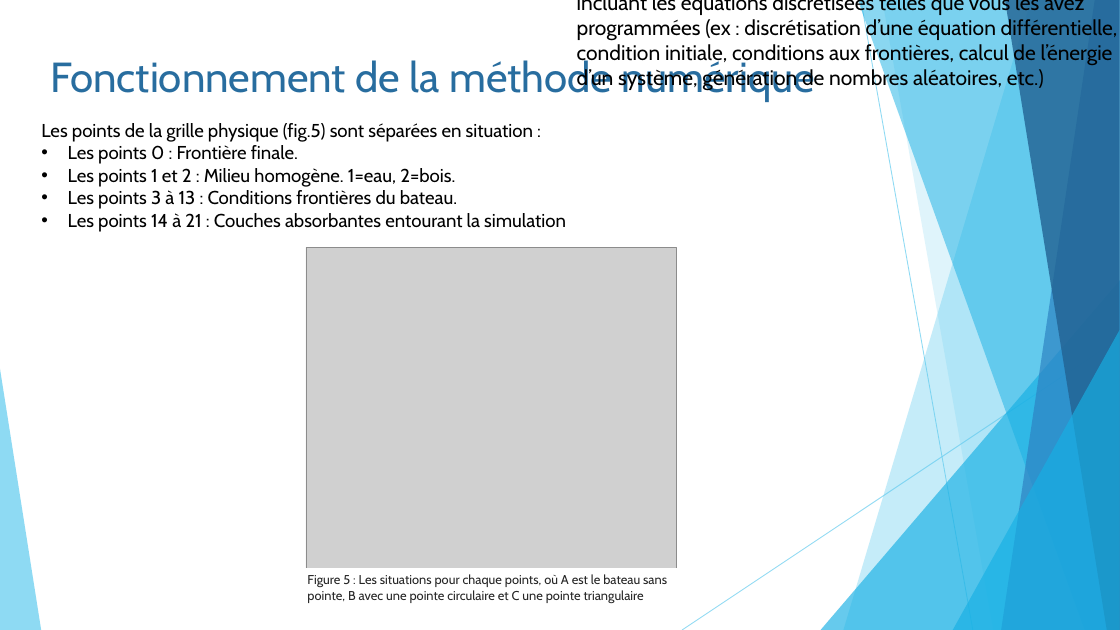
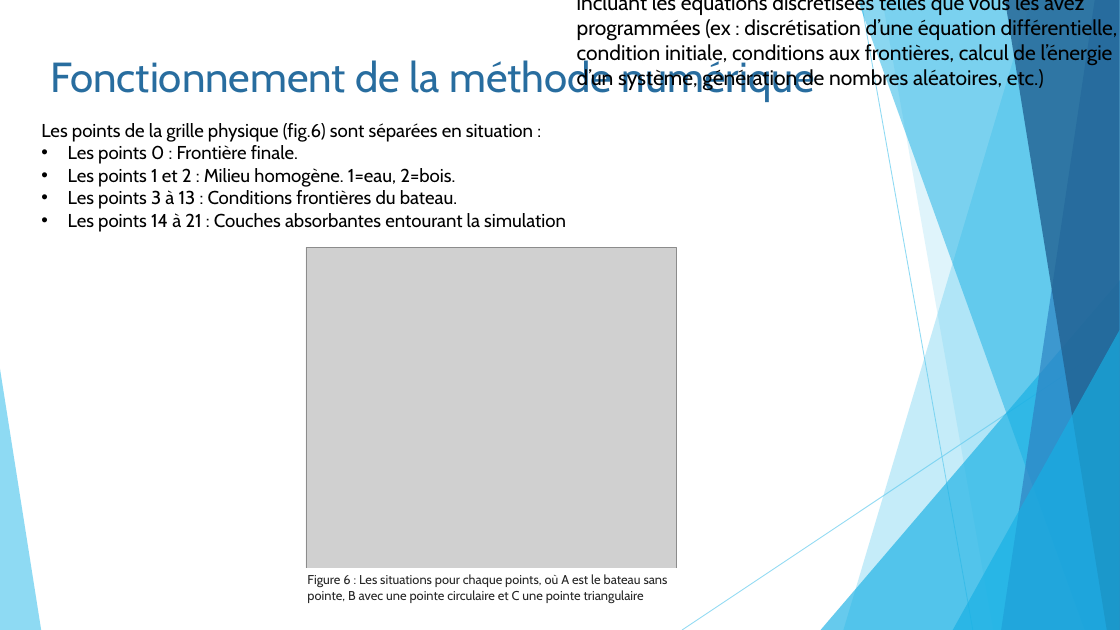
Before and after one commit to pierreluc-plt/ProjetSimulation, a slide deck: slide 9 of Oral/Présentation_Eq11.pptx. Drawn at 1120x630 pixels with LibreOffice and Linux fonts; fonts in the diff are those of the drawing; grey boxes stand for pictures. Boxes give left, top, right and bottom in pixels: in the first picture for what was removed or moved away, otherwise in the second. Text is boxed around its words. In the diff, an @@ line names an element or a change of style, - is before the commit and + after.

```diff
--- a/Oral/Présentation_Eq11.pptx
+++ b/Oral/Présentation_Eq11.pptx
@@ text at [41,123,533,142]: text changed @@
-Les points de la grille physique (fig.5) sont séparées en situation :
+Les points de la grille physique (fig.6) sont séparées en situation :
@@ text in rectangle at [307,574,668,603]: text changed @@
-Figure 5 : Les situations pour chaque points, où A est le bateau sans pointe, B avec une pointe circulaire et C une pointe triangulaire
+Figure 6 : Les situations pour chaque points, où A est le bateau sans pointe, B avec une pointe circulaire et C une pointe triangulaire
```
Also in this commit, not shown: 3 other slides changed.
